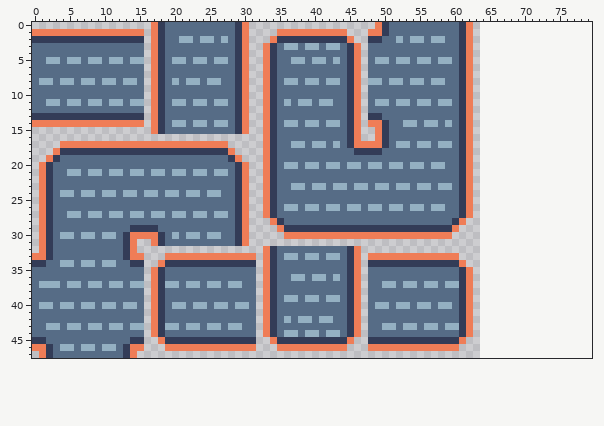
Sprite sheet: bubble-i-zation/assets/tiles/StreetTileset.png. The picture above was drawn from the file before the commit.
The file is 64x48 pixels. The old version is drawn lined up with the new one, on the new canvas.
Once edited:
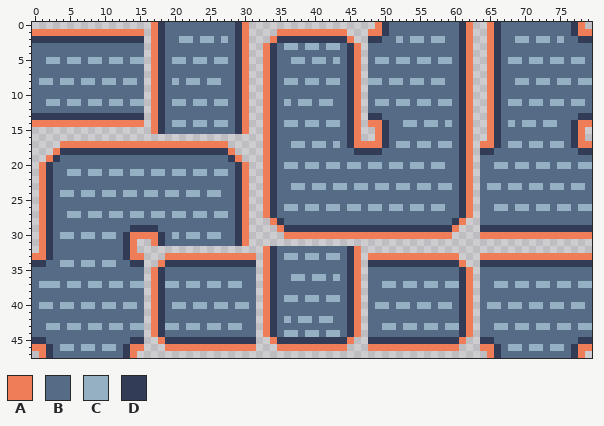
Palette (. is transparent): A #ef7d57  B #566c86  C #94b0c2  D #333c57
What changed:
canvas 64x48 -> 80x48
@@ x 62..79 @@
- 0 A.................
- 1 A.................
- 2 A.................
- 3 A.................
- 4 A.................
- 5 A.................
- 6 A.................
- 7 A.................
- 8 A.................
- 9 A.................
-10 A.................
-11 A.................
-12 A.................
-13 A.................
-14 A.................
-15 A.................
-16 A.................
-17 A.................
-18 A.................
-19 A.................
-20 A.................
-21 A.................
-22 A.................
-23 A.................
-24 A.................
-25 A.................
-26 A.................
-27 A.................
-28 ..................
-29 ..................
-30 ..................
+ 0 A..ADBBBBBBBBBBDA.
+ 1 A..ADBBBBBBBBBBDAA
+ 2 A..ADBBCCBCCBCBBDD
+ 3 A..ADBBBBBBBBBBBBB
+ 4 A..ADBBBBBBBBBBBBB
+ 5 A..ADBCCBCCBCCBCCB
+ 6 A..ADBBBBBBBBBBBBB
+ 7 A..ADBBBBBBBBBBBBB
+ 8 A..ADBBCCBCCBCCBCC
+ 9 A..ADBBBBBBBBBBBBB
+10 A..ADBBBBBBBBBBBBB
+11 A..ADBCCBCCBCCBCCB
+12 A..ADBBBBBBBBBBBBB
+13 A..ADBBBBBBBBBBBDD
+14 A..ADBCBCCBCCBBDAA
+15 A..ADBBBBBBBBBBDA.
+16 A..ADBBBBBBBBBBDA.
+17 A.AADBCCBCCBCCBDAA
+18 A.DDBBBBBBBBBBBBDD
+19 A.BBBBBBBBBBBBBBBB
+20 A.BBCCBCCBCCBCCBCC
+21 A.BBBBBBBBBBBBBBBB
+22 A.BBBBBBBBBBBBBBBB
+23 A.BCCBCCBCCBCCBCCB
+24 A.BBBBBBBBBBBBBBBB
+25 A.BBBBBBBBBBBBBBBB
+26 A.BBCCBCCBCCBCCBCC
+27 A.BBBBBBBBBBBBBBBB
+28 ..BBBBBBBBBBBBBBBB
+29 ..DDDDDDDDDDDDDDDD
+30 ..AAAAAAAAAAAAAAAA
 31 ..................
 32 ..................
-33 ..................
-34 ..................
-35 A.................
-36 A.................
-37 A.................
-38 A.................
-39 A.................
-40 A.................
-41 A.................
-42 A.................
-43 A.................
-44 A.................
-45 ..................
-46 ..................
-47 ..................
+33 ..AAAAAAAAAAAAAAAA
+34 ..DDDDDDDDDDDDDDDD
+35 A.BBBBBBBBBBBBBBBB
+36 A.BBBBBBBBBBBBBBBB
+37 A.BBCCBCCBCCBCCBCC
+38 A.BBBBBBBBBBBBBBBB
+39 A.BBBBBBBBBBBBBBBB
+40 A.BCCBCCBCCBCCBCCB
+41 A.BBBBBBBBBBBBBBBB
+42 A.BBBBBBBBBBBBBBBB
+43 A.BBCCBCCBCCBCCBCC
+44 A.BBBBBBBBBBBBBBBB
+45 ..DDBBBBBBBBBBBBDD
+46 ..AADBCCBCCBCCBDAA
+47 ...ADBBBBBBBBBBDA.
Where, in picture pixels (left, top, right, bottom), the same in both pictures:
added: (480, 22, 592, 358)
